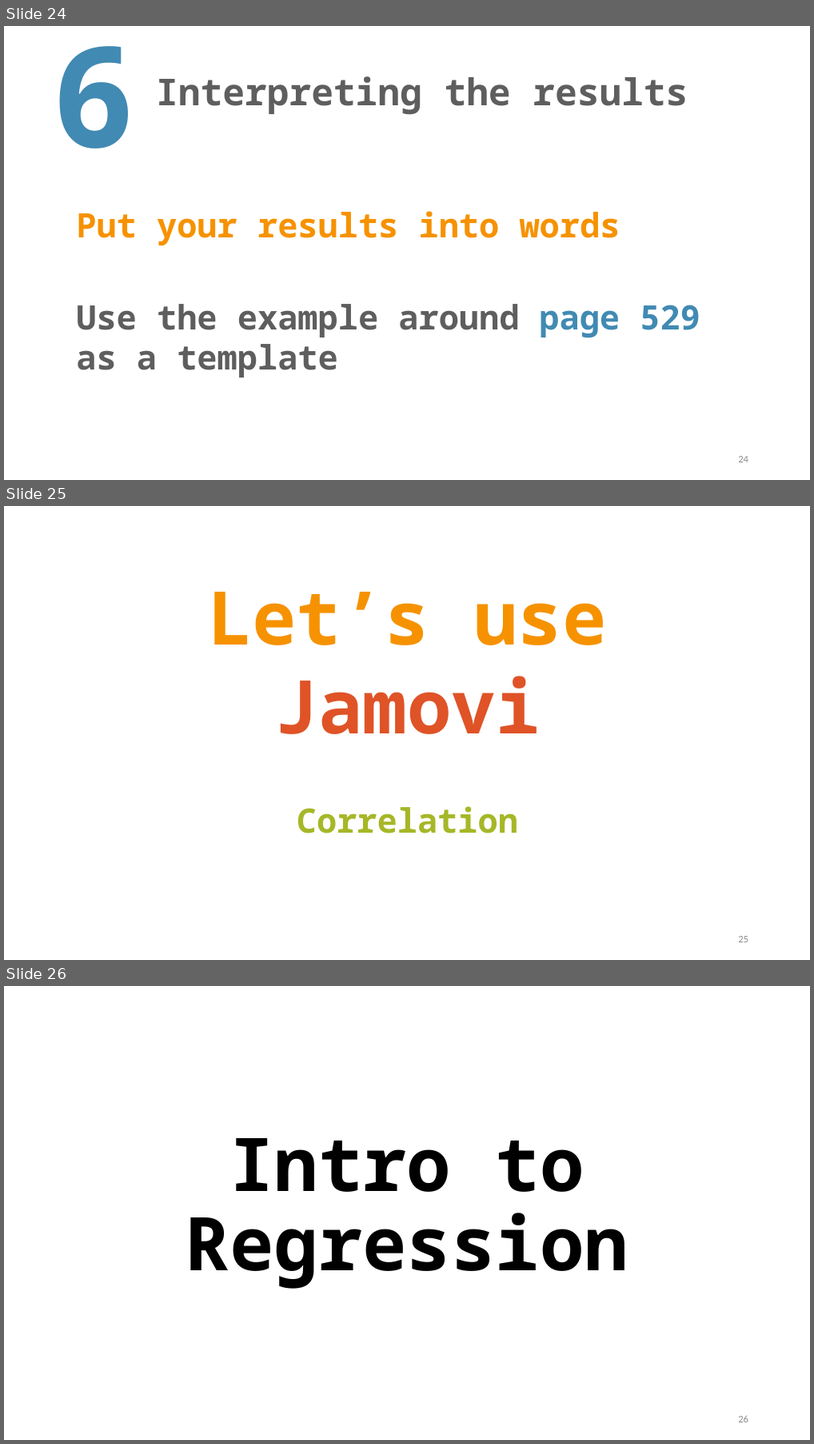
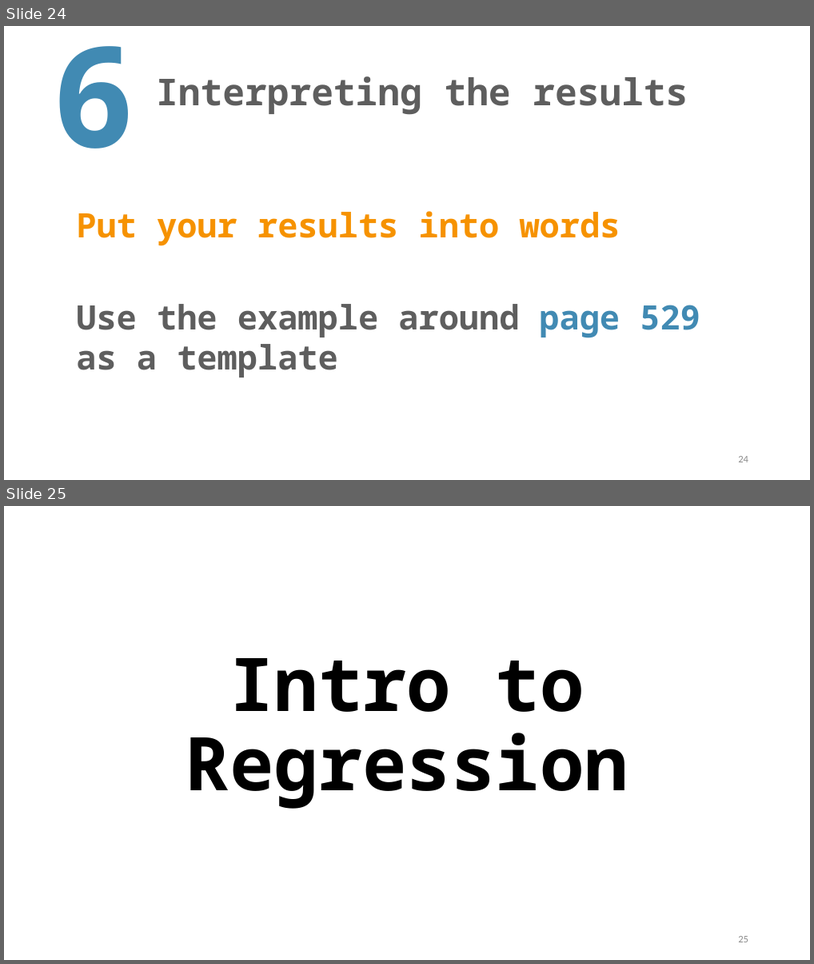
Before and after one commit to TysonStanley/EDU-6050, a slide deck: Slides/09_EDUC_6050_2018.pptx. Shown one above the other, each under a label of ours: slides 24, 25 and 26 before the commit, slides 24 and 25 after it. The pictures are 814x1444 and 814x964 pixels, drawn with LibreOffice and Linux fonts; fonts in the diff are those of the drawing. Boxes give left, top, right and bottom in pixels: in the first picture for what was removed or moved away, otherwise in the second. Text is boxed around its words. In the diff, an @@ line names an element or a change of style, - is before the commit and + after.

```diff
--- a/Slides/09_EDUC_6050_2018.pptx
+++ b/Slides/09_EDUC_6050_2018.pptx
@@ slide 25 removed at (4, 506, 810, 960), background #FFFFFF @@
@@ text removed at (208, 592, 606, 734) @@
-Let’s use
-Jamovi
@@ text removed at (297, 806, 518, 833) @@
-Correlation
@@ page number removed at (738, 936, 749, 942) @@
-25
@@ what was slide 26 is now slide 25 @@
```
Also in this commit, not shown: 1 slide changed, 1 other file.
